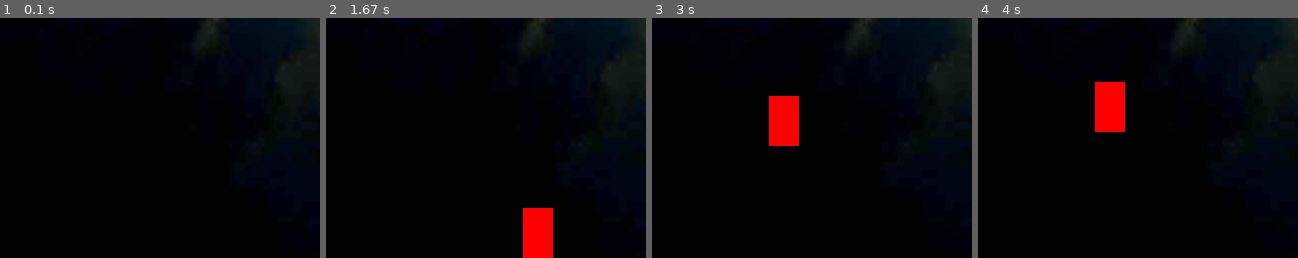
Above: before the commit, frames 1-4 (left to right).
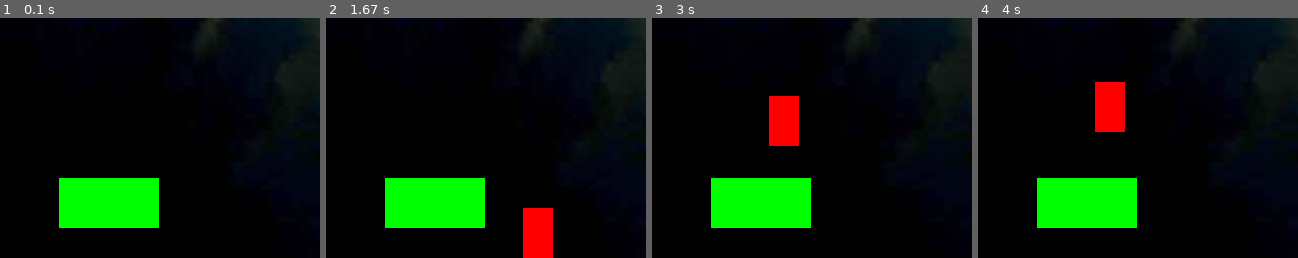
Above: after the commit, the same moments.

Repository: carogomezt/Computer-Graphics
Game: pygame game, started from pygame/games/game10.py
Two runs of this game, one before a commit and one after it. Both use one fixed random seed, a clock stepped at 60 frames per second and the inputs below. The source is Python 2; it was converted automatically to run under Python 3.
Inputs:
- Up to frame 1 (0.1 s): no input
- Up to frame 2 (1.67 s): hold Right 0.33-0.8 s; hold Right 0.83-1.3 s; hold Left from 1.33 s (still down)
- Up to frame 3 (3 s): release Left at 1.87 s; tap Space at 2.33, 2.73 s; hold Right from 2.67 s (still down)
- Up to frame 4 (4 s): tap Space at 3.03, 3.4, 3.7, 3.9 s; release Right at 3.3 s; hold Left 3.33-3.8 s; hold Right from 3.83 s (still down)
The pictures show only the part of the screen within x 7-57%, y 50-100%; the shares and areas given below are measured in that part.

The runs differ from the first frame. In frame 1, 6.5% of the frame differs, in the area x 18-50%, y 66-88%; in frame 2, 6.5%; in frame 3, 6.5%; in frame 4, 6.5%.

Commit message:
levels game and update of plataform game

Diff:
--- a/pygame/games/game10.py
+++ b/pygame/games/game10.py
@@ -20,6 +20,7 @@
         self.velocidad = 5
         self.xf = 0
         self.an_img = 0
+        self.flag = True
 
     def Salto(self):
         if self.saltar == 0:
@@ -48,6 +49,7 @@
         if self.rect.x >= ANCHO - 80 and self.varx > 0:
             self.rect.x = ANCHO - 80
             self.xf -= 2
+            self.flag = False
             print xf
             #-1280 = anchoimg-anchoventana
             lim = (self.an_img - ANCHO) *(-1)
@@ -56,11 +58,33 @@
         elif self.rect.x <= 60 and self.varx < 0:
             self.rect.x = 60
             self.xf += 2
+            self.flag = True
             if self.xf > 0:
                 self.xf = 0
         else:
             self.rect.x += self.varx
         self.rect.y += self.vary
+
+class Plataforma(pygame.sprite.Sprite):
+    def __init__(self, alto, ancho, pos):
+        pygame.sprite.Sprite.__init__(self)
+        self.image=pygame.Surface([ancho,alto])
+        self.image.fill(VERDE)
+        self.rect = self.image.get_rect()
+        self.rect.x=pos[0]
+        self.rect.y=pos[1]
+        self.flag = True
+        self.varx=pos[0]
+        self.vary=pos[1]
+
+    def update(self):
+        print self.flag
+        if self.flag == False:
+            self.rect.x -= 2
+        if self.flag == True and self.rect.x <= self.varx:
+            self.rect.x +=2
+
+
 
 if __name__ == '__main__':
     pygame.init()
@@ -72,6 +96,11 @@
     jp = Jugador(50, 30)
     jp.an_img = an_img
     todos.add(jp)
+
+    #Plataforma
+    pl = Plataforma(50, 100, (100, 400))
+
+
 
 
     fin = False
@@ -91,6 +120,9 @@
                     jp.Salto()
                     jp.saltar = 1
 
+        pl.flag = jp.flag
+        todos.add(pl)
+
         xf = jp.xf
         pantalla.blit(fondo, [xf, -520])
         todos.update()
--- /dev/null
+++ b/pygame/games/game12.py
@@ -0,0 +1,155 @@
+import pygame
+import random
+import ConfigParser
+import math
+
+'''
+    Buscar DDA
+'''
+
+ANCHO=640
+ALTO=480
+BLANCO = (255, 255, 255)
+NEGRO = (0, 0, 0)
+ROJO = (255, 0, 0)
+VERDE = (0, 255, 0)
+AZUL = (0, 0, 255)
+
+class Jugador(pygame.sprite.Sprite):
+  def __init__(self, pos):
+    pygame.sprite.Sprite.__init__(self)
+    self.image = pygame.Surface([50, 30])
+    self.image.fill(VERDE)
+    self.rect = self.image.get_rect()
+    self.rect.x = pos[0]
+    self.rect.y = pos[1]
+
+
+
+
+if __name__ == '__main__':
+    pygame.init()
+    pantalla= pygame.display.set_mode([ANCHO, ALTO])
+
+    fuente = pygame.font.Font(None, 32)
+    texto = fuente.render("Mensaje", True, BLANCO)
+    todos = pygame.sprite.Group()
+    jp = Jugador([100, 100])
+    todos.add(jp)
+
+
+
+    fin = False
+    reloj = pygame.time.Clock()
+    continuar = True
+    pag = 0
+    while continuar:
+        for event in pygame.event.get():
+            if event.type == pygame.QUIT:
+                fin = True
+                continuar = False
+            if event.type == pygame.KEYDOWN:
+                pag+=1
+                if pag > 2:
+                    continuar = False
+
+        if pag == 1:
+            txt = "Habia una vez..."
+            texto = fuente.render(txt, True, BLANCO)
+            pantalla.blit(texto, [200, 200])
+            pygame.display.flip()
+        if pag == 2:
+            txt = "En un futuro muy cercano..."
+            texto = fuente.render(txt, True, BLANCO)
+            pantalla.blit(texto, [200, 50])
+            img_info = pygame.image.load('bosque.jpg')
+            img_info = pygame.transform.scale(img_info,(500, 200))
+            pantalla.blit(img_info, [20, 80])
+            pygame.display.flip()
+        reloj.tick(60)
+
+    #Codigo del juego
+    #Nivel 1
+    #Cargar info mapa
+    fondo = pygame.image.load("background.jpg")
+    victoria = False
+    seguir = True
+    while seguir and not fin:
+        #Captura de eventos
+        for event in pygame.event.get():
+            if event.type == pygame.QUIT:
+                fin = True
+                seguir = False
+            if event.type == pygame.KEYDOWN:
+                if event.key == pygame.K_SPACE:
+                    victoria = True
+                if event.key == pygame.K_a:
+                    victoria = False
+                seguir = False
+        txt = "Informacion"
+        pantalla.blit(fondo, [0, 0])
+        todos.draw(pantalla)
+        texto = fuente.render(txt, True, BLANCO)
+        pantalla.blit(texto, [20, 450])
+        pygame.display.flip()
+        reloj.tick(60)
+
+    if not victoria:
+        seguir = True
+        while seguir:
+            for event in pygame.event.get():
+                if event.type == pygame.QUIT:
+                    fin = True
+                    seguir = False
+                if event.type == pygame.KEYDOWN:
+                    seguir = False
+            pantalla.fill(NEGRO)
+            txt = "Fin del juego"
+            texto = fuente.render(txt, True, BLANCO)
+            pantalla.blit(texto, [200, 200])
+            pygame.display.flip()
+    else:
+        continuar = True
+        while continuar:
+            for event in pygame.event.get():
+                if event.type == pygame.QUIT:
+                    fin = True
+                    continuar = False
+                if event.type == pygame.KEYDOWN:
+                    pag+=1
+                    if pag > 2:
+                        continuar = False
+
+            pantalla.fill(NEGRO)
+            txt = "Nivel 2"
+            texto = fuente.render(txt, True, BLANCO)
+            pantalla.blit(texto, [200, 200])
+            pygame.display.flip()
+
+
+        #Codigo del juego
+        #Nivel 2
+        #Cargar info mapa
+        fondo = pygame.image.load("bosque.jpg")
+        if victoria:
+            victoria = False
+            seguir = True
+        while seguir and not fin:
+            #Captura de eventos
+            for event in pygame.event.get():
+                if event.type == pygame.QUIT:
+                    fin = True
+                    seguir = False
+                if event.type == pygame.KEYDOWN:
+                    if event.key == pygame.K_SPACE:
+                        victoria = True
+                    if event.key == pygame.K_a:
+                        victoria = False
+                    seguir = False
+            txt = "Informacion"
+            pantalla.blit(fondo, [0, 0])
+            todos.draw(pantalla)
+            texto = fuente.render(txt, True, BLANCO)
+            pantalla.blit(texto, [20, 450])
+            pygame.display.flip()
+            reloj.tick(60)
Binary file added: pygame/games/bosque.jpg
